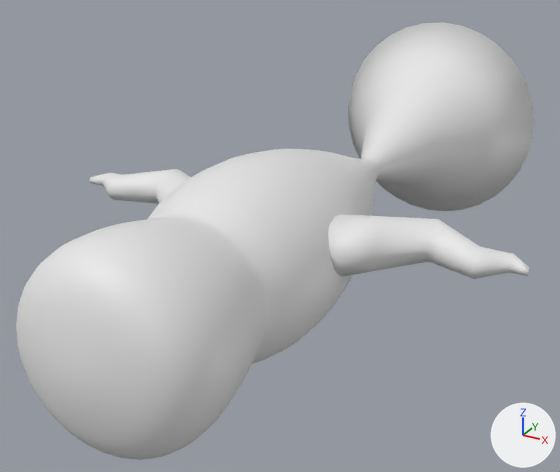
Renders of the glTF model frontend/public/fish463.glb from each side of a commit.
Both versions are drawn from a 50 mm lens placed at (5.98, -14.8, 5.39), pointed at (-0.56, -2.9, -0.56). The axes (+X, +Y, +Z) are drawn at lower right. The lights are the same throughout. The first picture is the older version. Vertices at exactly the same position are counted once.

The first picture shows 'Fish'.
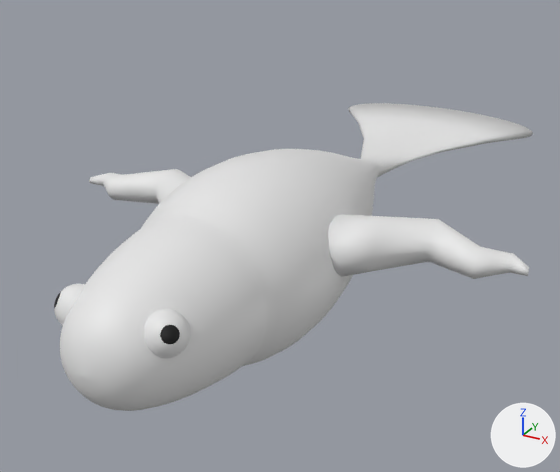
Location of each change, [x1, y1, x2, y2] in pixels of the pictures (560 x 472 px; the box of a moved part takes in the faces that stretch with it):
'Fish', reshaped (8% narrower, 30% shorter): before [16, 22, 534, 460]; after [54, 103, 533, 411]
part 1 of me_headmesh4_097, added: after [144, 309, 190, 358]
part 2 of me_headmesh4_097, added: after [54, 284, 85, 325]
part 3 of me_headmesh4_097, moved or reshaped: before [16, 239, 219, 460]; after [60, 252, 219, 411]
part 4 of me_headmesh4_097, moved or reshaped: before [348, 22, 534, 211]; after [348, 103, 533, 177]

Edits to the bpy script that builds the scene:
```text
Add mat_tailmaterial_331:
    mat_tailmaterial_331 = principled_material('TailMaterial.331')
    mat_tailmaterial_331.base_color = (0.8, 0.8, 0.8)  # white #e7e7e7
Add mat_material_663:
    mat_material_663 = principled_material('Material.663')
    mat_material_663.base_color = (0.0, 0.0, 0.0)  # black #000000
Change me_headmesh4_097:
    used by ob_fish; location = (0.0, 0.0, 0.0)
    remove me_headmesh4_097.from_pydata(...)  # 4384 vertices, 8756 faces; spans x -4.23..4.23, y -9.11..4.5, z -2.5..2.5
    add me_headmesh4_097.from_pydata(...)  # 5348 vertices, 10646 faces; spans x -4.23..4.23, y -8.94..4.5, z -1.57..1.57
    me_headmesh4_097 part 1: a new loose piece of 482 vertices spanning x 0.39..1.01, y -8.48..-7.86, z 0.09..0.71
    me_headmesh4_097 part 2: a new loose piece of 482 vertices spanning x -1.01..-0.39, y -8.48..-7.86, z 0.09..0.71
    me_headmesh4_097 part 3: 384 vertices moved from x -1.53..1.53, y -8.22..-6.8, z -1.53..1.53 to x -1.24..1.24, y -7.57..-6.68, z -1.24..1.24; 1120 vertices removed from x -1.51..1.51, y -9.11..-8.3, z -1.51..1.51; 1120 vertices added at x -1.08..1.08, y -8.94..-7.64, z -1.08..1.08
    me_headmesh4_097 part 4: 120 vertices moved from x -2.45..2.45, y 1.1..4.5, z -2.5..2.5 to x -2.45..2.45, y 1.1..4.5, z -0.35..0.35
    add me_headmesh4_097.materials.append(mat_material_663)  # black #000000
    add me_headmesh4_097.materials.append(mat_tailmaterial_331)  # white #e7e7e7
```
